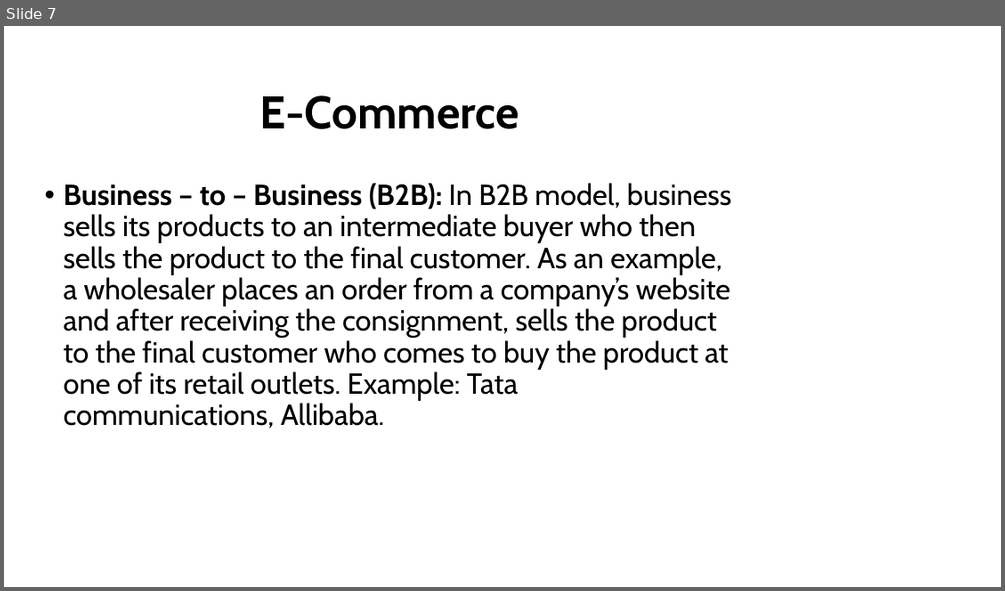
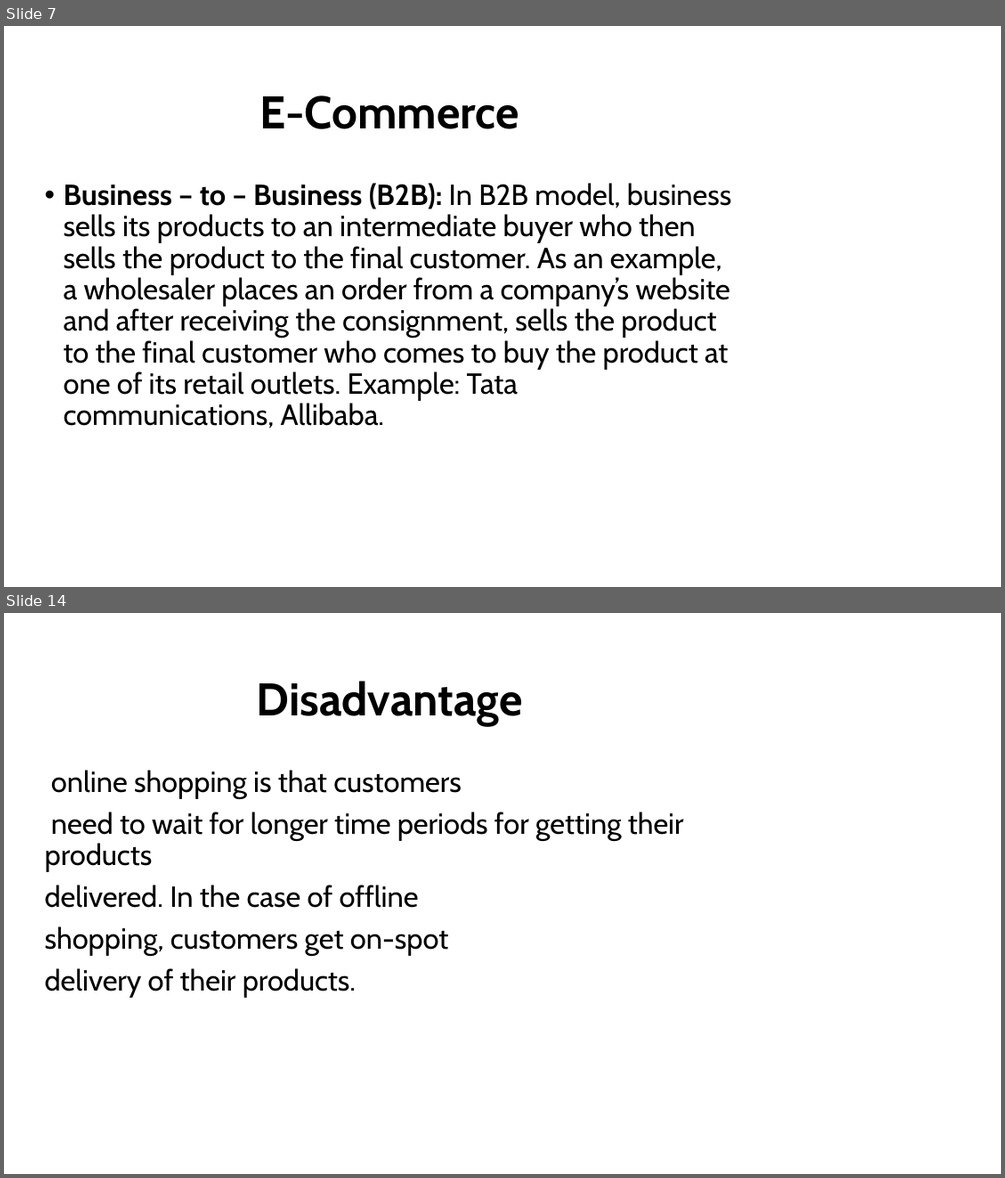
Before and after one commit to nischalpandey/PUBLIC_ASSETS, a slide deck: E-Commerce.pptx. Shown one above the other, each under a label of ours: slide 7 before the commit, slides 7 and 14 after it; the slides between them are not shown. The pictures are 1005x591 and 1005x1178 pixels, drawn with LibreOffice and Linux fonts; fonts in the diff are those of the drawing; background and template pictures are left out. Boxes give left, top, right and bottom in pixels: in the first picture for what was removed or moved away, otherwise in the second. Text is boxed around its words. In the diff, an @@ line names an element or a change of style, - is before the commit and + after.

```diff
--- a/E-Commerce.pptx
+++ b/E-Commerce.pptx
@@ slide 14 added at [4, 613, 1001, 1174], background picture (left out) @@
@@ title added at [256, 681, 522, 725], 44 pt, text #000000, bold @@
+Disadvantage
@@ text added at [45, 770, 684, 997], 28 pt, text #000000 @@
+online shopping is that customers
+need to wait for longer time periods for getting their products
+delivered. In the case of offline
+shopping, customers get on-spot
+delivery of their products.
```
Also in this commit, not shown: 3 slides changed, 8 other slides added.
